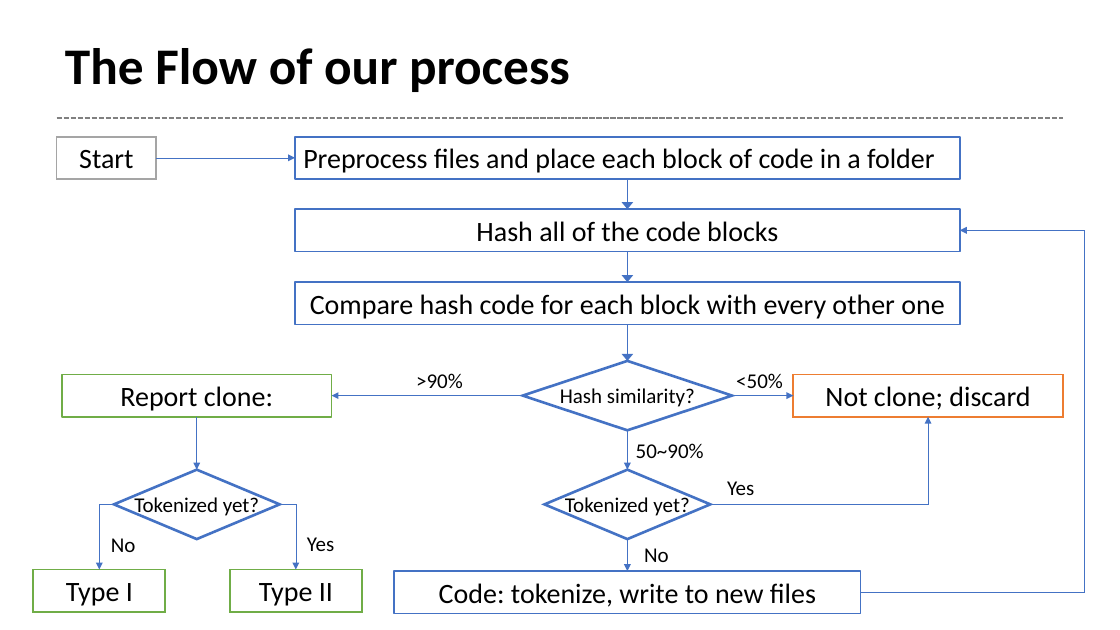
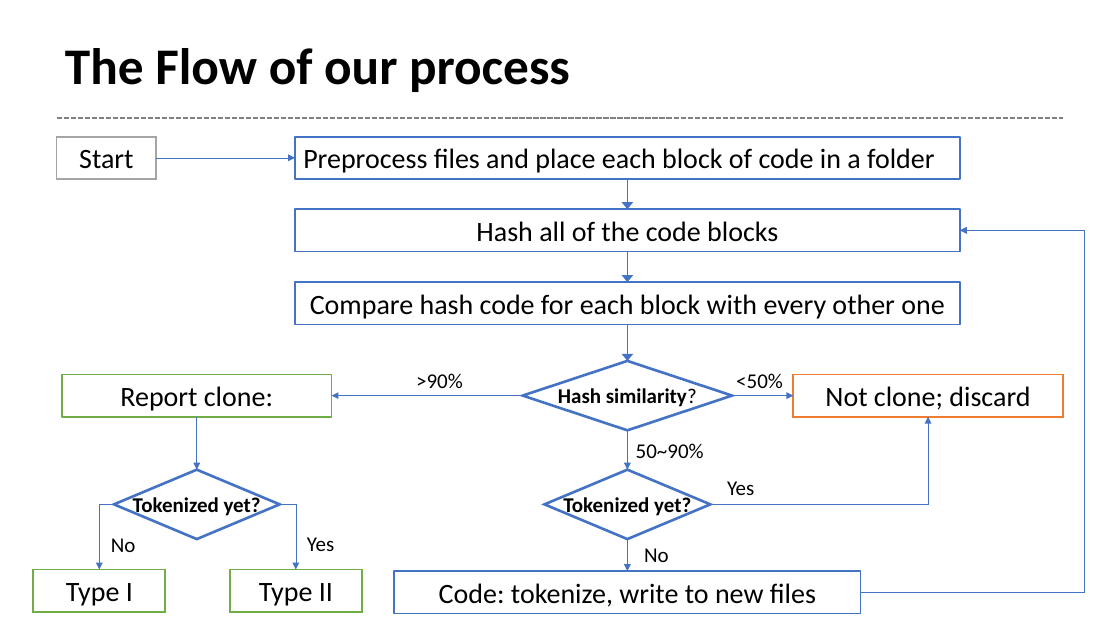
Before and after one commit to Tetricz/CodeCloneDetector, a slide deck: slide 3 of presentation.pptx. Drawn at 1120x630 pixels with LibreOffice and Linux fonts; fonts in the diff are those of the drawing. Boxes give left, top, right and bottom in pixels: in the first picture for what was removed or moved away, otherwise in the second. Text is boxed around its words. In the diff, an @@ line names an element or a change of style, - is before the commit and + after.

Commit message:
bold text on diagram

```diff
--- a/presentation.pptx
+++ b/presentation.pptx
@@ bold on in 3 elements at (x1=523, y1=361, x2=732, y2=431), (x1=544, y1=470, x2=710, y2=539), (x1=114, y1=470, x2=280, y2=539) @@
```
